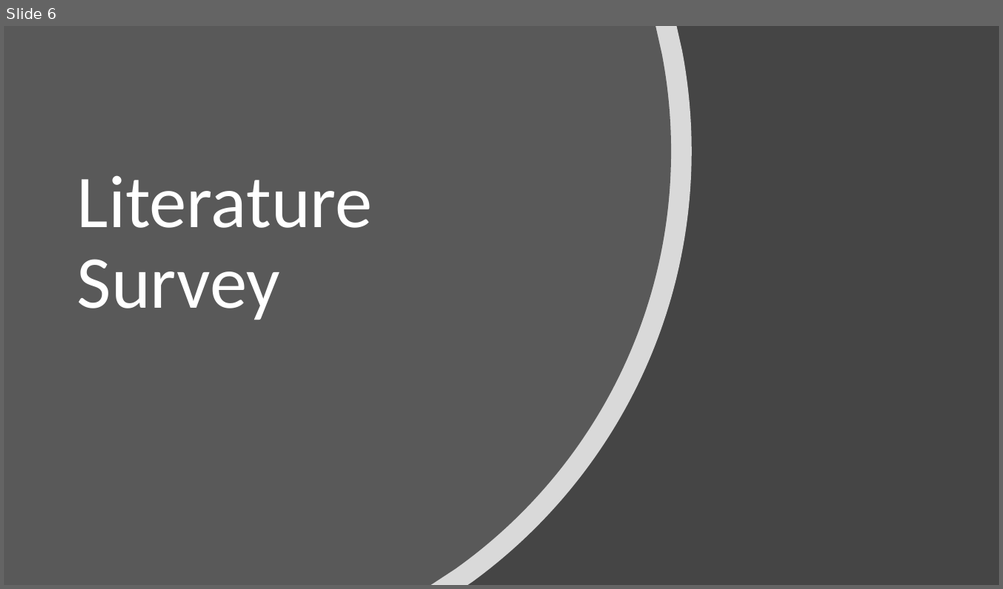
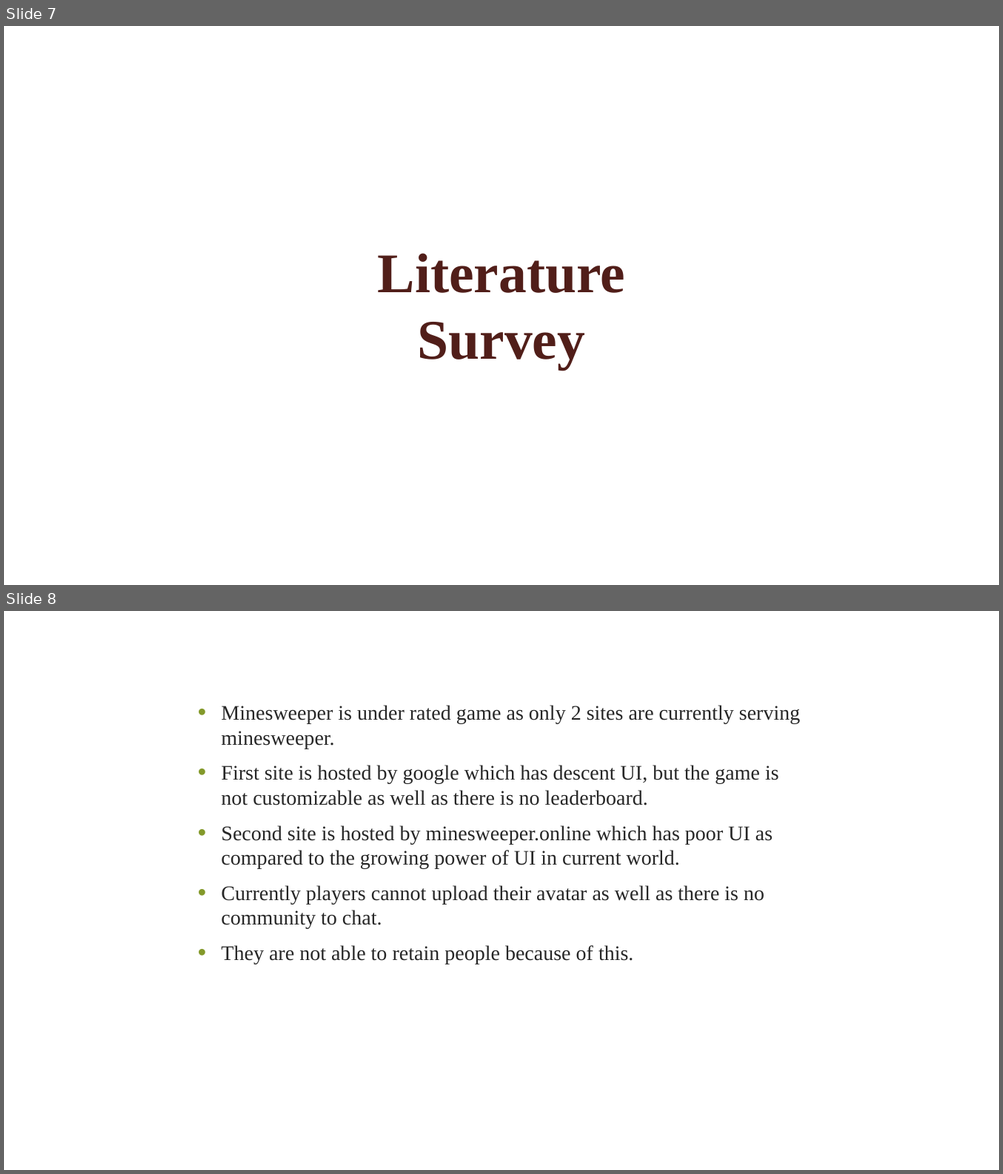
Before and after one commit to VikalpRusia/MineSweeper, a slide deck: documents/ppt/minesweeper_ppt.pptx. Shown one above the other, each under a label of ours: slide 6 before the commit, slides 7 and 8 after it. The pictures are 1003x589 and 1003x1174 pixels, drawn with LibreOffice and Linux fonts; fonts in the diff are those of the drawing; background and template pictures are left out. Boxes give left, top, right and bottom in pixels: in the first picture for what was removed or moved away, otherwise in the second. Text is boxed around its words. In the diff, an @@ line names an element or a change of style, - is before the commit and + after.

```diff
--- a/documents/ppt/minesweeper_ppt.pptx
+++ b/documents/ppt/minesweeper_ppt.pptx
@@ slide 8 added at bbox=[4, 611, 999, 1170], background picture (left out) @@
@@ text added at bbox=[221, 705, 800, 965], 20 pt, text #262626 @@
+• Minesweeper is under rated game as only 2 sites are currently serving minesweeper.
+• First site is hosted by google which has descent UI, but the game is not customizable as well as there is no leaderboard.
+• Second site is hosted by minesweeper.online which has poor UI as compared to the growing power of UI in current world.
+• Currently players cannot upload their avatar as well as there is no community to chat.
+• They are not able to retain people because of this.
@@ what was slide 6 is now slide 7 @@
@@ slide 7 changed as well @@
@@ background #454545 to picture (left out) @@
@@ freeform shape removed at bbox=[4, 26, 692, 585] @@
@@ freeform shape removed at bbox=[4, 26, 671, 585] @@
@@ text at bbox=[378, 253, 625, 370]: text changed; size 72 to 54 pt; font Calibri to Times New Roman; text colour #FFFFFF to #511E19; bold on @@
-Literature Survey
+Literature
+Survey
```
Also in this commit, not shown: 10 other slides changed, 5 other slides added, 3 slides removed.
